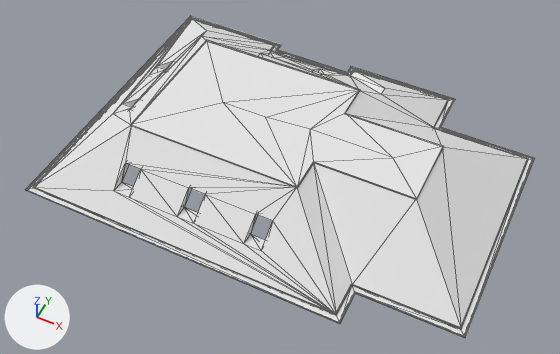
The glTF model na-project-portal/26-Projects/RB05__WestFarm/30__TrueVision__AppContent/DesignPhase01__ConceptDesign__Scheme-02/RB05__Storey__SecondFloor__ProposedRoofs__MeshModel__.glb, before and after one commit.
Before and after are seen from a 50 mm lens placed at (28.4, -3.8, 38.5), pointed at (15.8, 21.5, 7.0). Lighting does not change. The marker at lower left points along +X, +Y and +Z. The older version comes first. Mesh edges are drawn as thin lines. Vertices at exactly the same position are counted once.

The first picture shows '23__ProposedBuilding__Roofs::Default'.
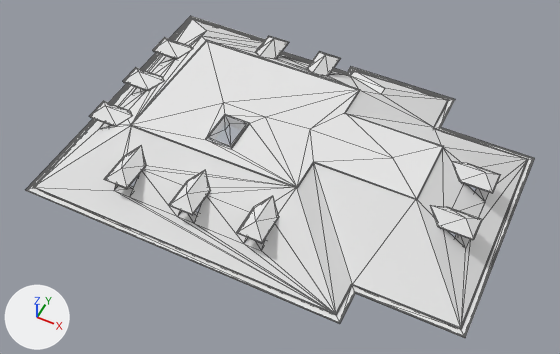
Edits to the bpy script that builds the scene:
```text
Add mat_mat101__glass__cleardefault:
    mat_mat101__glass__cleardefault = principled_material('MAT101__Glass__ClearDefault')
    mat_mat101__glass__cleardefault.base_color = (0.902, 0.941, 1.0)  # white #f4f8ff
    mat_mat101__glass__cleardefault.roughness = 0.05
    mat_mat101__glass__cleardefault.alpha = 0.2
Change me_mesh_0_23__proposedbuilding__roofs__default:
    used by ob_23__proposedbuilding__roofs__default; location = (0.0, 0.0, 0.0)
    remove me_mesh_0_23__proposedbuilding__roofs__default.from_pydata(...)  # 738 vertices, 1484 faces; spans x 3.9..27.9, y 14.6..32.0, z 6.5..9.9
    add me_mesh_0_23__proposedbuilding__roofs__default.from_pydata(...)  # 960 vertices, 1920 faces; spans x 3.9..27.9, y 14.6..32.0, z 6.5..10.0
    me_mesh_0_23__proposedbuilding__roofs__default part 1: 2 vertices moved from x 5.4..6.6, y 21.0, z 7.7..8.6 to x 5.4..6.6, y 19.6..25.8, z 7.7..8.6; 18 vertices removed from x 5.4..7.3, y 21.0..25.6, z 7.7..8.6; 152 vertices added at x 5.1..17.7, y 15.9..27.2, z 7.7..10.0
    me_mesh_0_23__proposedbuilding__roofs__default part 2: 52 vertices added at x 24.1..26.6, y 20.6..25.3, z 7.7..9.3
    me_mesh_0_23__proposedbuilding__roofs__default part 3: 4 vertices moved within x 14.3..15.3, y 28.0, z 8.6; 36 vertices added at x 10.7..15.5, y 27.6..30.1, z 8.7..9.3
Add me_mesh_1_23__proposedbuilding__roofs__mat101__glass__cleardefault:
    me_mesh_1_23__proposedbuilding__roofs__mat101__glass__cleardefault.from_pydata([(13.86, 19.8, 9.96), (13.11, 21.05, 10.23), (13.11, 20.55, 10.23), (13.86, 21.8, 9.96), (12.36, 21.8, 9.96), (12.36, 19.8, 9.96)], [], [(0, 1, 2), (1, 0, 3), (3, 4, 1), (2, 4, 5), (4, 2, 1), (0, 2, 5)])
    me_mesh_1_23__proposedbuilding__roofs__mat101__glass__cleardefault.materials.append(mat_mat101__glass__cleardefault)  # white #f4f8ff
Add ob_23__proposedbuilding__roofs__mat101__glass__cleardefault:
    ob_23__proposedbuilding__roofs__mat101__glass__cleardefault = bpy.data.objects.new('23__ProposedBuilding__Roofs::MAT101__Glass__ClearDefault', me_mesh_1_23__proposedbuilding__roofs__mat101__glass__cleardefault)
    ob_23__proposedbuilding__roofs__mat101__glass__cleardefault.location = (0.0, 0.0, 0.0)
```

Where the change shows, as pixel boxes [x1, y1, x2, y2] in the pictures (560 x 354 px):
'23__ProposedBuilding__Roofs::MAT101__Glass__ClearDefault', added
    after: [206, 114, 249, 147]
part 1 of me_mesh_0_23__proposedbuilding__roofs__default, built on
    before: [113, 19, 206, 124]
    after: [89, 19, 297, 243]
part 2 of me_mesh_0_23__proposedbuilding__roofs__default, added
    after: [417, 147, 528, 329]
part 3 of me_mesh_0_23__proposedbuilding__roofs__default, built on
    after: [255, 36, 340, 76]
